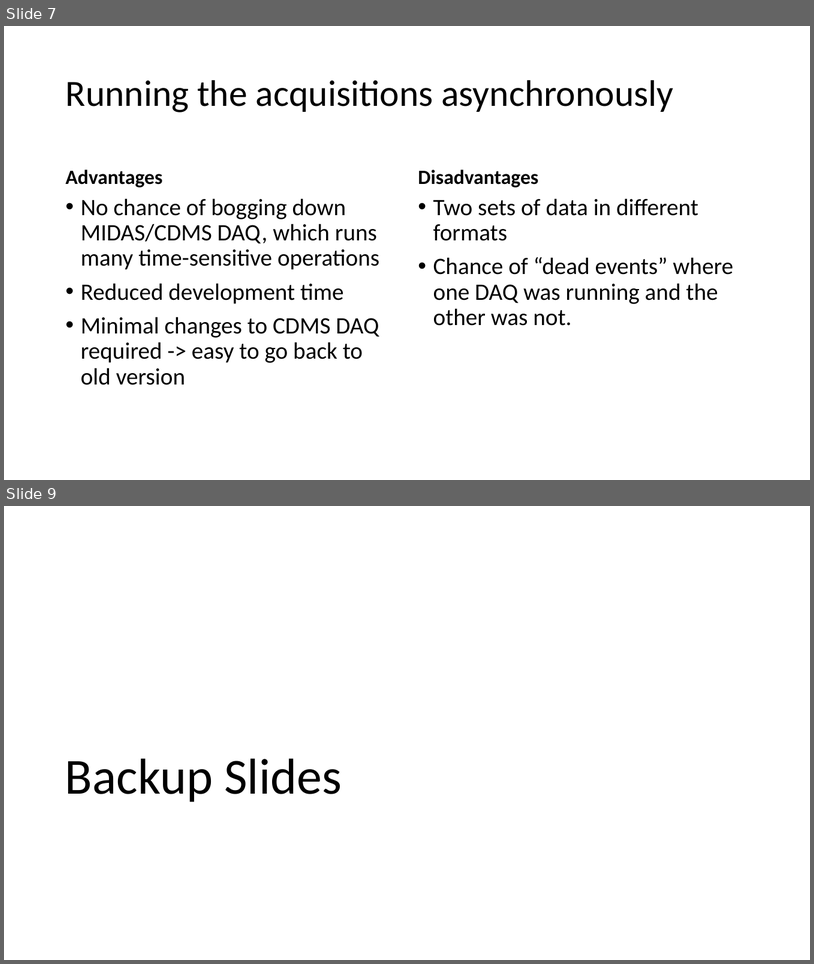
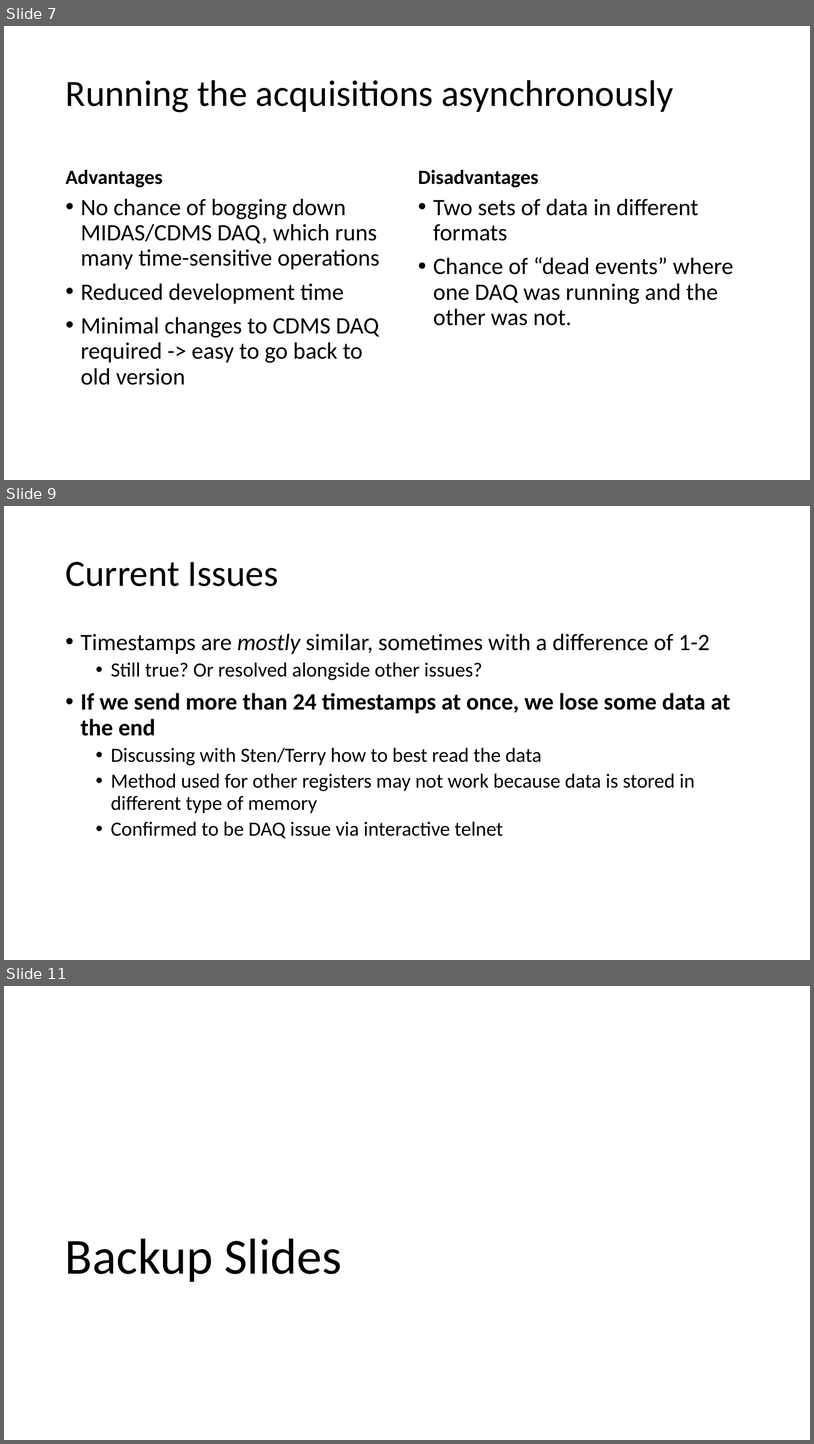
Before and after one commit to villano-lab/R76Firmware, a slide deck: docs/Firmware_Guide.pptx. Shown one above the other, each under a label of ours: slides 7 and 9 before the commit, slides 7, 9 and 11 after it; the slides between them are not shown. The pictures are 814x964 and 814x1444 pixels, drawn with LibreOffice and Linux fonts; fonts in the diff are those of the drawing. Boxes give left, top, right and bottom in pixels: in the first picture for what was removed or moved away, otherwise in the second. Text is boxed around its words. In the diff, an @@ line names an element or a change of style, - is before the commit and + after.

```diff
--- a/docs/Firmware_Guide.pptx
+++ b/docs/Firmware_Guide.pptx
@@ slide 9 added at (4,506,810,960), background #FFFFFF @@
@@ title added at (65,562,279,586), 44 pt, text #000000 @@
+Current Issues
@@ text added at (81,633,731,838), 24 pt, text #000000 @@
+• Timestamps are mostly similar, sometimes with a difference of 1-2
+  • Still true? Or resolved alongside other issues?
+• If we send more than 24 timestamps at once, we lose some data at the end
+  • Discussing with Sten/Terry how to best read the data
+  • Method used for other registers may not work because data is stored in different type of memory
+  • Confirmed to be DAQ issue via interactive telnet
@@ what was slide 9 is now slide 11 @@
```
Also in this commit, not shown: 1 slide changed, 1 other slide added.
